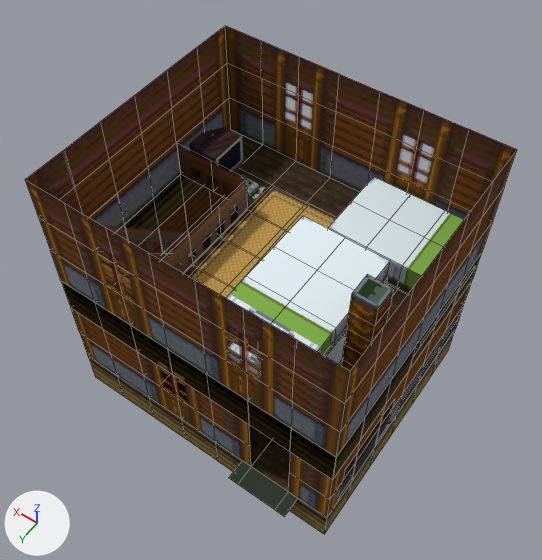
One commit to the Blender file WorkingFolder/blend/fierro/interiors/house5_in.blend: the scene before it, then after it.
Camera for both pictures: a 50 mm camera at (-5.45, 8.47, 15.74) aimed at (0.68, -0.1, 2.26). Every picture has the same lights, and +X, +Y and +Z are marked at lower left. Mesh edges are drawn as thin lines on the coarser meshes.

Names of what the first picture shows: 'Beds', 'Chimney', 'FirstFloor', 'Rug2', 'SecondFloor', 'Stairs', 'TV&Console'.
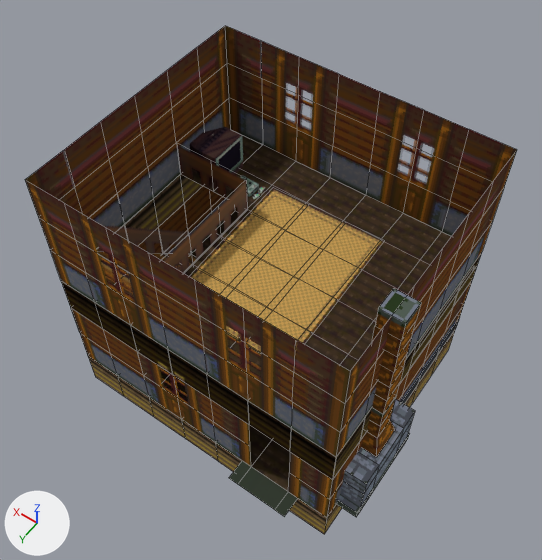
Pixel boxes (x1, y1, x2, y2) of what changed, in the pictures (542 x 560 px; the box of a moved part takes in the faces that stretch with it):
'Beds', deleted: before (226, 177, 464, 376)
'Chimney', moved: before (337, 430, 386, 502); after (336, 397, 415, 517)
part 1 of me_plane_004, moved or reshaped: before (341, 274, 394, 371); after (372, 289, 421, 414)
'Rug2', unchanged, uncovered by the edit: before (189, 187, 336, 298); after (189, 187, 384, 353)

The edits, one by one:
me_plane_004 has 263 vertices, 164 faces and spans x -4.0..3.0, y -6.0..0.0, z -1.0..3.0.
me_plane_004 is used by ob_secondfloor; location (1.0, 3.0, 3.0).
me_plane_004 part 1: the loose piece of 28 vertices spanning x -3.75..-3.25, y -1.75..-1.25, z 0.0..3.0 is moved by (-0.5, 0.0, 0.0).
Object 'Chimney' (ob_chimney) moves from (-2.0, 2.0, 0.0) to (-2.5, 2.0, 0.0).
Object 'Beds' (ob_beds) is deleted.
